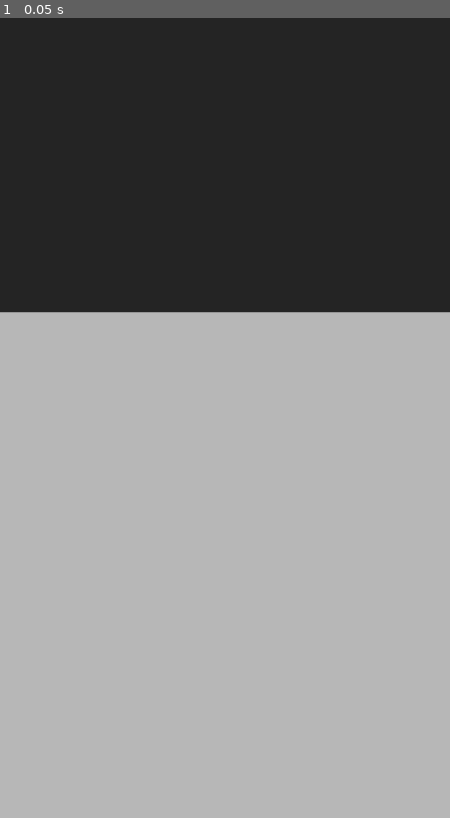
Above: before the commit, frame 1.
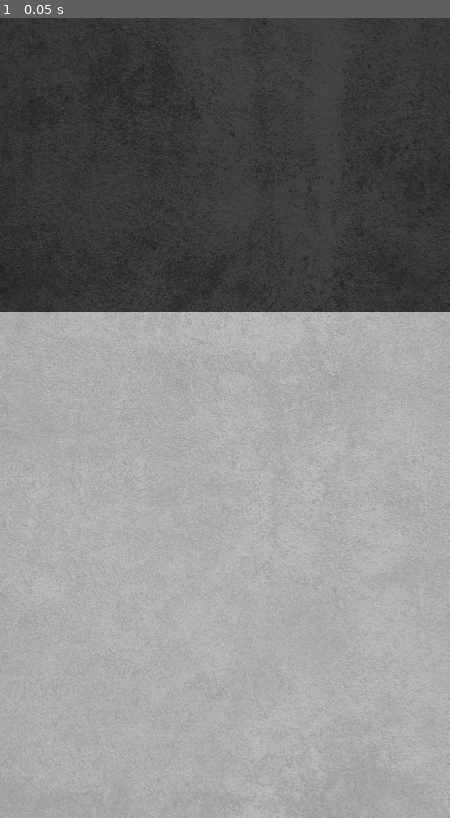
Above: after the commit, the same moment.

Repository: clement-or/Geta-Jam-12
Game: Godot game, scene res://game.tscn
The game is run twice, just before and just after one commit, with the same random seed, the same clock (stepped at 60 frames per second) and the same inputs. The project has no main scene, so this scene is started directly.
Inputs:
- Up to frame 1 (0.05 s): no input

The runs differ from the first frame. In frame 1, 13% of the frame differs, in the area x 0-100%, y 0-100%.

Commit message:
Background

Diff:
--- a/game.tscn
+++ b/game.tscn
@@ -1,21 +1,37 @@
 [gd_scene load_steps=2 format=2]
 
-[ext_resource path="res://assets/backgrounds/background.png" type="Texture" id=1]
+[ext_resource path="res://assets/filters/filter.png" type="Texture" id=1]
 
-[node name="Node2D" type="Node2D"]
+[node name="Game" type="Node2D"]
 
-[node name="TextureRect" type="TextureRect" parent="."]
+[node name="GameLayer" type="CanvasLayer" parent="."]
+
+[node name="UILayer" type="CanvasLayer" parent="."]
+
+[node name="Down" type="ColorRect" parent="UILayer"]
+anchor_top = 1.0
 anchor_right = 1.0
 anchor_bottom = 1.0
+margin_top = -1214.0
+color = Color( 0.721569, 0.721569, 0.721569, 1 )
+__meta__ = {
+"_edit_use_anchors_": false
+}
+
+[node name="Up" type="ColorRect" parent="UILayer"]
+anchor_right = 1.0
+margin_bottom = 706.0
+color = Color( 0.145098, 0.145098, 0.145098, 1 )
+__meta__ = {
+"_edit_use_anchors_": false
+}
+
+[node name="Texture" type="TextureRect" parent="UILayer"]
+anchor_right = 1.0
+anchor_bottom = 1.0
+margin_right = 1.0
+margin_bottom = 1.0
 texture = ExtResource( 1 )
 __meta__ = {
 "_edit_use_anchors_": false
 }
-
-; [gd_scene format=2]
-
-; [node name="Game" type="Node2D"]
-
-; [node name="GameLayer" type="CanvasLayer" parent="."]
-
-; [node name="UILayer" type="CanvasLayer" parent="."]
